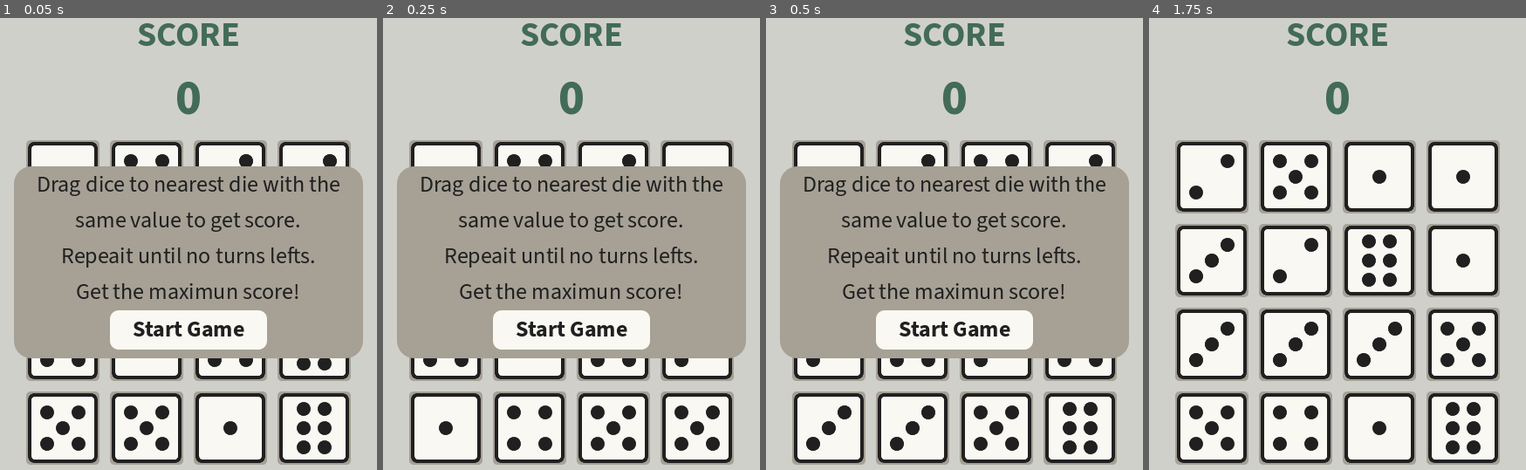
Above: before the commit, frames 1-4 (left to right).
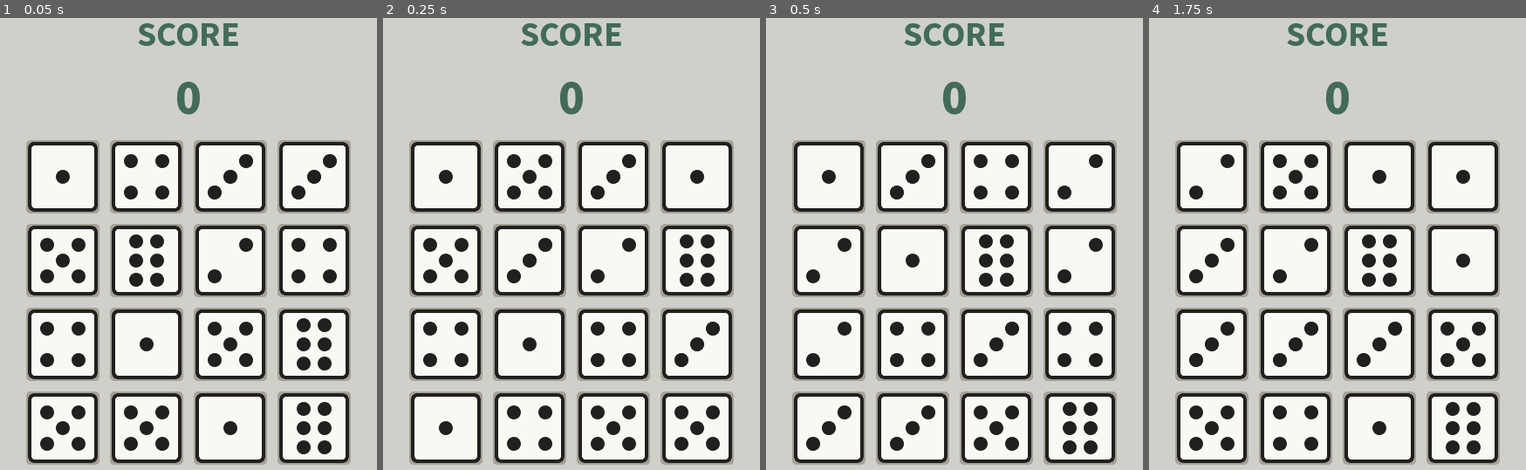
Above: after the commit, the same moments.

Repository: basovam/dicestacker
Game: Godot game, scene res://node_2d.tscn
The game is run twice, just before and just after one commit, with the same random seed, the same clock (stepped at 60 frames per second) and the same inputs.
Inputs (mouse positions are in pixels of both pictures, inside the frame that each line leads up to):
- Up to frame 1 (0.05 s): no input
- Up to frame 2 (0.25 s): no input
- Up to frame 3 (0.5 s): no input
- Up to frame 4 (1.75 s): click (1337, 329) at 0.5 s, where only the run before the commit has a clickable "Start Game"; click (1329, 420) at 1.25 s, where only the run after the commit has a clickable "Start Game"

The runs differ from the first frame. In frame 1, 35% of the frame differs, in the area x 3-97%, y 32-76%; in frame 2, 34%; in frame 3, 34%; in frame 4, nothing differs.

Commit message:
Fixing tutorial

Diff:
--- a/die.gd
+++ b/die.gd
@@ -43,6 +43,9 @@
 func _on_animation_player_animation_finished(anim_name: StringName) -> void:
 	actionable = true
 	var root = self.get_parent().get_parent().get_parent()
+	if root.start_game:
+		root.get_node("tutorial").visible = true
+		root.get_node("tutorial/Panel/AnimationPlayer").play("tutorial")
 	if root.end_game_check():
 		root.get_node("end_game").visible = true
-		root.get_node("end_game").get_node("Label3").text = str(root.score)
+		root.get_node("end_game/score").text = str(root.score)
--- a/node_2d.gd
+++ b/node_2d.gd
@@ -9,8 +9,8 @@
 var score
 var field_size
 var row_size
+var start_game = true
 
-#TODO tutorial (gif with dragging process?)
 #TODO code cleanup
 
 func end_game_check() -> bool:
@@ -19,11 +19,11 @@
 			if j >= 0 and j < field_size:
 				if abs(j - i) == row_size or (abs(j - i) == 1 and (i)/row_size == (j)/row_size):
 					var i_value
-					for c in get_node("GridContainer").get_node("Panel" + str(i+1)).get_children():
+					for c in get_node("GridContainer/Panel" + str(i+1)).get_children():
 						if c.name.begins_with("Sprite2D"):
 							i_value = c.value
 					var j_value
-					for c in get_node("GridContainer").get_node("Panel" + str(j+1)).get_children():
+					for c in get_node("GridContainer/Panel" + str(j+1)).get_children():
 						if c.name.begins_with("Sprite2D"):
 							j_value = c.value
 					if i_value and j_value and i_value == j_value:
@@ -37,7 +37,7 @@
 	die.set_value(die_value)
 	die.actionable = false
 	die.get_node("AnimationPlayer").play("roll")
-	get_node("GridContainer").get_node("Panel" + str(i)).add_child(die)
+	get_node("GridContainer/Panel" + str(i)).add_child(die)
 	die.position = Vector2(42, 42)
 
 func new_game() -> void:
@@ -45,7 +45,7 @@
 	get_node("score").text = str(score)
 	while end_game_check():
 		for i in range(field_size):
-			for c in get_node("GridContainer").get_node("Panel" + str(i+1)).get_children():
+			for c in get_node("GridContainer/Panel" + str(i+1)).get_children():
 				if c.name.begins_with("Sprite2D"):
 					c.set_value(randi_range(1,6))
 					c.get_node("AnimationPlayer").play("roll")
@@ -66,7 +66,6 @@
 			var query = PhysicsPointQueryParameters2D.new()
 			query.position = mouse_pos
 			query.collide_with_areas = true
-			#query.collision_mask = 1
 			var result = space_state.intersect_point(query)
 			if result.size() > 0:
 				for r in result:
@@ -114,10 +113,11 @@
 		dragged_die.position = mouse_pos + position_dif
 
 
-func _on_button_button_up() -> void:
+func _on_new_game_button_up() -> void:
 	get_node("end_game").visible = false
 	new_game()
 
 
-func _on_tutorial_button_button_up() -> void:
+func _on_stert_game_button_up() -> void:
+	start_game = false
 	get_node("tutorial").visible = false
--- a/node_2d.tscn
+++ b/node_2d.tscn
@@ -1,10 +1,11 @@
-[gd_scene load_steps=10 format=3 uid="uid://cjmb5blabggv8"]
+[gd_scene load_steps=16 format=3 uid="uid://cjmb5blabggv8"]
 
 [ext_resource type="Script" uid="uid://54cmghm2wpx3" path="res://node_2d.gd" id="1_epypp"]
 [ext_resource type="StyleBox" uid="uid://bo3fc3f6usvx2" path="res://cell_style.tres" id="2_0e48y"]
 [ext_resource type="FontFile" uid="uid://m5cilrr0f2jy" path="res://fonts/SourceSans3-ExtraBold.ttf" id="3_epypp"]
 [ext_resource type="FontFile" uid="uid://iv8hs8wgwsbb" path="res://fonts/SourceSans3-Regular.ttf" id="4_q6r6c"]
 [ext_resource type="FontFile" uid="uid://cpihhryjs433t" path="res://fonts/SourceSans3-Bold.ttf" id="5_kdubu"]
+[ext_resource type="Texture2D" uid="uid://ha5ddawo0atl" path="res://dice_simple.png" id="6_kdubu"]
 
 [sub_resource type="StyleBoxFlat" id="StyleBoxFlat_epypp"]
 bg_color = Color(0.65098, 0.627451, 0.584314, 1)
@@ -33,6 +34,55 @@
 corner_radius_top_right = 10
 corner_radius_bottom_right = 10
 corner_radius_bottom_left = 10
+
+[sub_resource type="StyleBoxFlat" id="StyleBoxFlat_ir8iy"]
+bg_color = Color(0.815686, 0.815686, 0.792157, 1)
+corner_radius_top_left = 15
+corner_radius_top_right = 15
+corner_radius_bottom_right = 15
+corner_radius_bottom_left = 15
+
+[sub_resource type="AtlasTexture" id="AtlasTexture_hqns4"]
+atlas = ExtResource("6_kdubu")
+region = Rect2(200, 0, 200, 200)
+
+[sub_resource type="Animation" id="Animation_x0ka3"]
+resource_name = "tutorial"
+length = 1.5
+loop_mode = 1
+tracks/0/type = "value"
+tracks/0/imported = false
+tracks/0/enabled = true
+tracks/0/path = NodePath("example_container/Panel1/Sprite2D:position")
+tracks/0/interp = 1
+tracks/0/loop_wrap = true
+tracks/0/keys = {
+"times": PackedFloat32Array(0, 1.2, 1.5),
+"transitions": PackedFloat32Array(1, 1, 1),
+"update": 0,
+"values": [Vector2(42, 42), Vector2(138, 42), Vector2(138, 42)]
+}
+
+[sub_resource type="Animation" id="Animation_0h7mo"]
+length = 0.001
+tracks/0/type = "value"
+tracks/0/imported = false
+tracks/0/enabled = true
+tracks/0/path = NodePath("example_container/Panel1/Sprite2D:position")
+tracks/0/interp = 1
+tracks/0/loop_wrap = true
+tracks/0/keys = {
+"times": PackedFloat32Array(0),
+"transitions": PackedFloat32Array(1),
+"update": 0,
+"values": [Vector2(42, 42)]
+}
+
+[sub_resource type="AnimationLibrary" id="AnimationLibrary_nr8wp"]
+_data = {
+&"RESET": SubResource("Animation_0h7mo"),
+&"tutorial": SubResource("Animation_x0ka3")
+}
 
 [node name="Node2D" type="Control"]
 layout_mode = 3
@@ -50,6 +100,7 @@
 script = ExtResource("1_epypp")
 
 [node name="score_label" type="Label" parent="."]
+layout_mode = 0
 offset_right = 480.0
 offset_bottom = 60.0
 theme_override_colors/font_color = Color(0.258824, 0.419608, 0.345098, 1)
@@ -60,6 +111,7 @@
 vertical_alignment = 1
 
 [node name="score" type="Label" parent="."]
+layout_mode = 0
 offset_top = 60.0
 offset_right = 480.0
 offset_bottom = 145.0
@@ -71,6 +123,7 @@
 vertical_alignment = 1
 
 [node name="GridContainer" type="GridContainer" parent="."]
+layout_mode = 0
 offset_left = 54.0
 offset_top = 150.0
 offset_right = 426.0
@@ -162,6 +215,7 @@
 [node name="end_game" type="Panel" parent="."]
 visible = false
 z_index = 2
+layout_mode = 0
 offset_left = 40.0
 offset_top = 180.0
 offset_right = 440.0
@@ -191,7 +245,7 @@
 horizontal_alignment = 1
 vertical_alignment = 1
 
-[node name="Label3" type="Label" parent="end_game"]
+[node name="score" type="Label" parent="end_game"]
 layout_mode = 0
 offset_top = 90.0
 offset_right = 400.0
@@ -203,7 +257,7 @@
 horizontal_alignment = 1
 vertical_alignment = 1
 
-[node name="Button" type="Button" parent="end_game"]
+[node name="new_game" type="Button" parent="end_game"]
 layout_mode = 0
 offset_left = 110.0
 offset_top = 148.0
@@ -221,33 +275,85 @@
 text = "New Game"
 
 [node name="tutorial" type="Panel" parent="."]
+visible = false
 z_index = 2
-offset_left = 40.0
-offset_top = 180.0
-offset_right = 440.0
-offset_bottom = 400.0
+layout_mode = 0
+offset_left = 30.0
+offset_top = 166.0
+offset_right = 450.0
+offset_bottom = 506.0
 theme_override_styles/panel = SubResource("StyleBoxFlat_epypp")
 
-[node name="Label" type="Label" parent="tutorial"]
-layout_mode = 0
-offset_right = 400.0
-offset_bottom = 165.0
+[node name="tutorial_text" type="Label" parent="tutorial"]
+layout_mode = 0
+offset_right = 420.0
+offset_bottom = 160.0
 theme_override_colors/font_color = Color(0.12549, 0.12549, 0.12549, 1)
 theme_override_fonts/font = ExtResource("4_q6r6c")
-theme_override_font_sizes/font_size = 26
-text = "Drag dice to nearest die with the
-same value to get score.
-Repeait until no turns lefts.
-Get the maximun score!"
-horizontal_alignment = 1
-vertical_alignment = 1
-
-[node name="tutorial_button" type="Button" parent="tutorial"]
+theme_override_font_sizes/font_size = 22
+text = "Match dice by dragging them to neighbors
+with the same value to earn points.
+Keep playing until all turns are used.
+Achieve the highest score!"
+horizontal_alignment = 1
+vertical_alignment = 1
+
+[node name="Panel" type="Panel" parent="tutorial"]
+layout_mode = 0
+offset_left = 98.0
+offset_top = 160.0
+offset_right = 302.0
+offset_bottom = 268.0
+theme_override_styles/panel = SubResource("StyleBoxFlat_ir8iy")
+
+[node name="example_container" type="HBoxContainer" parent="tutorial/Panel"]
+layout_mode = 0
+offset_left = 12.0
+offset_top = 12.0
+offset_right = 184.0
+offset_bottom = 96.0
+theme_override_constants/separation = 12
+
+[node name="Panel1" type="Panel" parent="tutorial/Panel/example_container"]
+custom_minimum_size = Vector2(84, 84)
+layout_mode = 2
+theme_override_styles/panel = ExtResource("2_0e48y")
+
+[node name="Sprite2D" type="Sprite2D" parent="tutorial/Panel/example_container/Panel1"]
+z_index = 2
+position = Vector2(42, 42)
+scale = Vector2(0.4, 0.4)
+texture = SubResource("AtlasTexture_hqns4")
+
+[node name="Label" type="Label" parent="tutorial/Panel/example_container/Panel1/Sprite2D"]
+offset_left = -20.0
+offset_right = 76.0
+offset_bottom = 131.0
+theme_override_fonts/font = ExtResource("3_epypp")
+theme_override_font_sizes/font_size = 91
+text = "👆"
+
+[node name="Panel2" type="Panel" parent="tutorial/Panel/example_container"]
+custom_minimum_size = Vector2(84, 84)
+layout_mode = 2
+theme_override_styles/panel = ExtResource("2_0e48y")
+
+[node name="Sprite2D" type="Sprite2D" parent="tutorial/Panel/example_container/Panel2"]
+position = Vector2(42, 42)
+scale = Vector2(0.4, 0.4)
+texture = SubResource("AtlasTexture_hqns4")
+
+[node name="AnimationPlayer" type="AnimationPlayer" parent="tutorial/Panel"]
+libraries = {
+&"": SubResource("AnimationLibrary_nr8wp")
+}
+
+[node name="start_game" type="Button" parent="tutorial"]
 layout_mode = 0
 offset_left = 110.0
-offset_top = 165.0
+offset_top = 280.0
 offset_right = 290.0
-offset_bottom = 210.0
+offset_bottom = 325.0
 theme_override_colors/font_hover_pressed_color = Color(0.12549, 0.12549, 0.12549, 1)
 theme_override_colors/font_hover_color = Color(0.12549, 0.12549, 0.12549, 1)
 theme_override_colors/font_color = Color(0.12549, 0.12549, 0.12549, 1)
@@ -260,5 +366,5 @@
 text = "Start Game"
 
 [connection signal="ready" from="." to="." method="_on_ready"]
-[connection signal="button_up" from="end_game/Button" to="." method="_on_button_button_up"]
-[connection signal="button_up" from="tutorial/tutorial_button" to="." method="_on_tutorial_button_button_up"]
+[connection signal="button_up" from="end_game/new_game" to="." method="_on_new_game_button_up"]
+[connection signal="button_up" from="tutorial/start_game" to="." method="_on_stert_game_button_up"]
--- a/sprite_2d.tscn
+++ b/sprite_2d.tscn
@@ -117,10 +117,10 @@
 }
 
 [node name="value" type="Label" parent="."]
-offset_left = -55.0
-offset_top = -70.0
-offset_right = 55.0
-offset_bottom = 70.0
+offset_left = -35.0
+offset_top = -50.0
+offset_right = 75.0
+offset_bottom = 90.0
 theme_override_colors/font_color = Color(0.258824, 0.419608, 0.345098, 0)
 theme_override_fonts/font = ExtResource("3_lt4yx")
 theme_override_font_sizes/font_size = 96
Not shown, changed: index.html
Not shown, changed: index.pck
